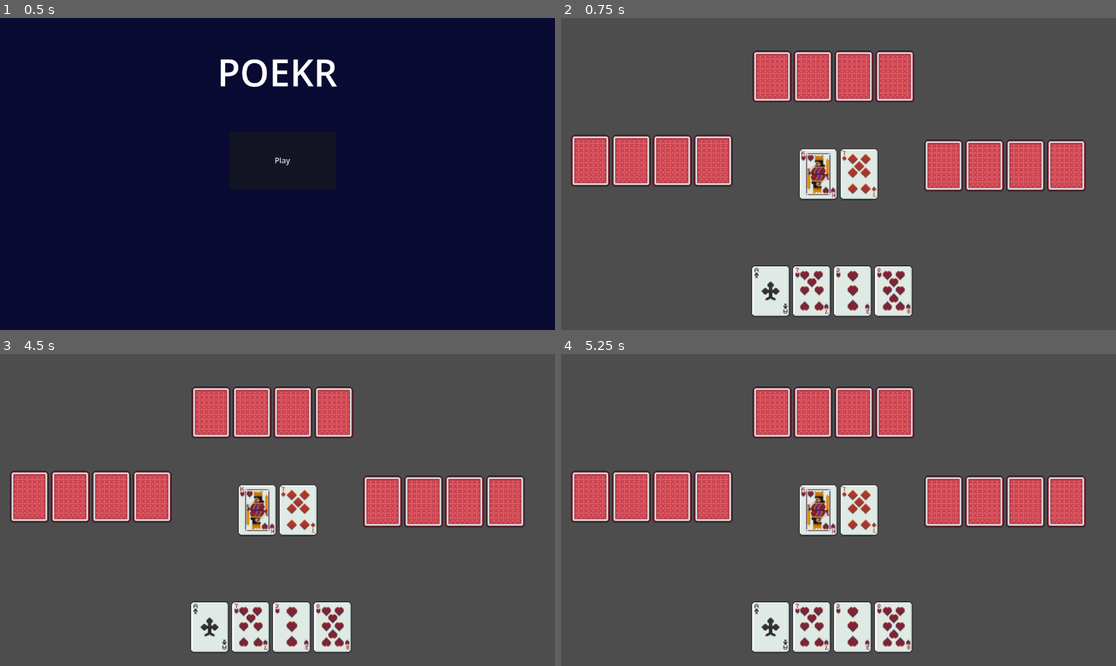
Above: before the commit, frames 1-4 (two rows, left to right).
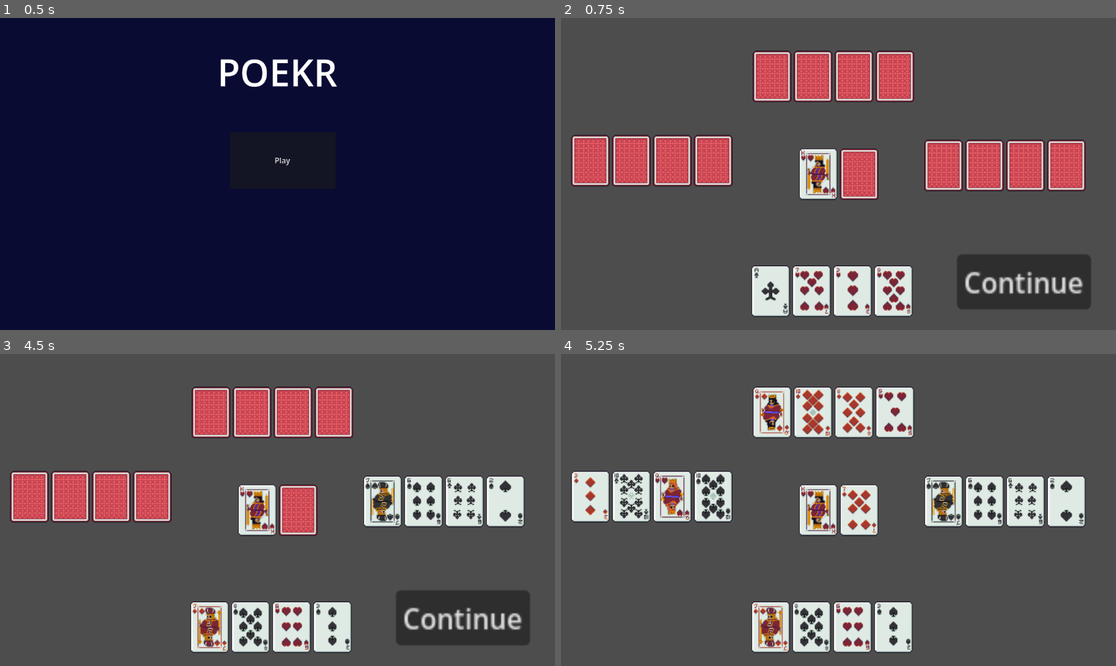
Above: after the commit, the same moments.

Repository: joey-x-y/card-game
Game: Godot game, scene res://Scenes/Main.tscn
The game is run twice, just before and just after one commit, with the same random seed, the same clock (stepped at 60 frames per second) and the same inputs.
Inputs (mouse positions are in pixels of both pictures, inside the frame that each line leads up to):
- Up to frame 1 (0.5 s): no input
- Up to frame 2 (0.75 s): click "Play" at 0.5 s
- Up to frame 3 (4.5 s): click (210, 628) at 1.25 s; click (249, 628) at 2 s; click (288, 628) at 2.75 s; click (333, 628) at 3.5 s; click (460, 619) at 4.25 s, where only the run after the commit has a clickable "Continue"
- Up to frame 4 (5.25 s): click (1021, 619) at 5 s, where only the run after the commit has a clickable "Continue"

Frame 1 is identical in both runs. In frame 2, 4.8% of the frame differs, in the area x 50-96%, y 41-94%; in frame 3, 11%; in frame 4, 14%, in the area x 1-95%, y 10-96%.
Error after the commit: Trying to get a return value of a method that returns "void" (res://Scripts/HandFinder.gd:21)

Commit message:
added interactibility, just need to determine best hands and polish

Diff:
--- a/Prefabs/CardSlot.tscn
+++ b/Prefabs/CardSlot.tscn
@@ -4,5 +4,8 @@
 
 [node name="CardSlot" type="TextureButton" unique_id=1824132326]
 disabled = true
+toggle_mode = true
 stretch_mode = 0
 script = ExtResource("1_k67mw")
+
+[connection signal="pressed" from="." to="." method="_on_pressed"]
--- a/Scenes/Game.tscn
+++ b/Scenes/Game.tscn
@@ -6,7 +6,7 @@
 [ext_resource type="Script" uid="uid://bw1meq4xitqif" path="res://Scripts/River.gd" id="4_kldst"]
 [ext_resource type="PackedScene" uid="uid://c3l44wwtneh0g" path="res://Prefabs/CardSlot.tscn" id="5_b2bpf"]
 
-[node name="Game" type="Control" unique_id=2074097226 node_paths=PackedStringArray("player", "ally", "op1", "op2", "deck", "river")]
+[node name="Game" type="Control" unique_id=2074097226 node_paths=PackedStringArray("player", "ally", "op1", "op2", "deck", "river", "proceed_button")]
 layout_mode = 3
 anchors_preset = 15
 anchor_right = 1.0
@@ -21,6 +21,7 @@
 deck = NodePath("Data/Deck")
 river = NodePath("UI/River")
 handSize = 4
+proceed_button = NodePath("UI/Button")
 
 [node name="Data" type="Control" parent="." unique_id=994294530]
 anchors_preset = 0
@@ -109,3 +110,14 @@
 offset_bottom = 196.0
 grow_horizontal = 1
 grow_vertical = 1
+
+[node name="Button" type="Button" parent="UI" unique_id=1227552542]
+layout_mode = 0
+offset_left = 822.0
+offset_top = 491.0
+offset_right = 901.0
+offset_bottom = 522.0
+scale = Vector2(3.5199976, 3.68)
+text = "Continue"
+
+[connection signal="pressed" from="UI/Button" to="." method="_on_button_pressed"]
--- a/Scripts/CardSlot.gd
+++ b/Scripts/CardSlot.gd
@@ -8,10 +8,13 @@
 
 func replace_card(c):
 	card = c
-	flip_front()
 
 func flip_front():
 	texture_normal = card.card.front_texture
 
 func flip_back():
 	texture_normal = card.card.back_texture
+
+func _on_pressed():
+	Events.card_pressed.emit(self)
+	print("Clicked ", card.card.id)
--- a/Scripts/Character.gd
+++ b/Scripts/Character.gd
@@ -38,3 +38,7 @@
 
 func get_hand():
 	return hand.get_cards()
+
+func pick_discard():
+	#TODO: Implement discard picking
+	return [hand.hand[0], hand.hand[1]]
--- /dev/null
+++ b/Scripts/Events.gd
@@ -0,0 +1,3 @@
+extends Node
+
+signal card_pressed(cardSlot: TextureButton)
--- a/Scripts/GameManager.gd
+++ b/Scripts/GameManager.gd
@@ -12,7 +12,12 @@
 
 @export var handSize: int
 
+@export var proceed_button: Button
+
 var next_card_index: int = 0
+
+var draw: bool = false
+var trade: bool = false
 
 func _ready():
 	player.set_player()
@@ -35,26 +40,77 @@
 	river.flip_card(0)
 	player.hand.show_cards()
 
+	draw_round()
+
+func draw_round():
+	draw = true
+	player.enable_hand()
+
+	find_hands(player, [river_cards[0]])
+
+	proceed_button.show()
+
+func discard_round():
+	player.enable_hand(false)
+	var cards = player.hand.use_selected_cards()
+	discard(player, cards)
+	player.hand.show_cards()
+	discard(ally, ally.pick_discard())
+	discard(op1, op1.pick_discard())
+	discard(op2, op2.pick_discard())
+
+	trade_round()
+
+
+func discard(p, cards):
+	for card in cards:
+		p.swap_card(card, get_next_card())
+
+func trade_round():
+	trade = true
+	ally.hand.show_cards()
+	player.enable_hand()
+	ally.enable_hand()
+
+	find_hands(player,[river_cards[0]])
+	find_hands(ally,[river_cards[0]])
+
+	proceed_button.show()
+
+func do_trades():
+	var p_cards = player.hand.use_selected_cards()
+	var a_cards = ally.hand.use_selected_cards()
+	trade_cards(p_cards, a_cards)
+
+	player.hand.show_cards()
+	ally.hand.show_cards()
+
+	op1.hand.show_cards()
+	op2.hand.show_cards()
+
 	river.flip_card(1)
 
-	draw_round()
+	find_best_hand()
 
 	find_hands(player)
 	find_hands(ally)
 	find_hands(op1)
 	find_hands(op2)
 
-func draw_round():
-	player.enable_hand()
+func trade_cards(p_cards, a_cards):
+	for i in range(p_cards.size()):
+		player.swap_card(p_cards[i], a_cards[i])
+		ally.swap_card(a_cards[i], p_cards[i])
 
-func discard(p, cards):
-	for card in cards:
-		p.swap_card(card, get_next_card())
+func find_best_hand():
+	var hands = [player.get_hand(), ally.get_hand(), op1.get_hand(), op2.get_hand()]
+	var best_hand = HandFinder.get_best_hand(hands, river_cards)
+	print(best_hand)
 
-func find_hands(p):
+func find_hands(p, rcards = river_cards):
 	print(p.get_state_name())
 	var cards = p.get_hand().duplicate()
-	cards.append_array(river_cards)
+	cards.append_array(rcards)
 	HandFinder.get_possible_hands(cards)
 
 
@@ -80,3 +136,17 @@
 		var c = get_next_card()
 		river_cards.append(c)
 		river.set_card(i, c)
+
+
+func _on_button_pressed():
+	if draw:
+		proceed_button.hide()
+		draw = false
+		discard_round()
+	elif trade:
+		if player.hand.selected_cards.size() == ally.hand.selected_cards.size():
+			proceed_button.hide()
+			trade = false
+			do_trades()
+		else:
+			print("Invalid trade")
--- a/Scripts/Hand.gd
+++ b/Scripts/Hand.gd
@@ -3,6 +3,7 @@
 var hand: Array[Card] = []
 var activeCardSlots: Array[TextureButton] = []
 @export var cardSlots: Array[TextureButton]
+var selected_cards: Array[Card] = []
 
 @export var slot_width: float = 48
 var slot_height: float
@@ -10,6 +11,7 @@
 @export var card_gap: float = 5.0
 
 func _ready():
+	Events.card_pressed.connect(on_card_pressed)
 	layout_slots()
 	clear()
 
@@ -32,8 +34,13 @@
 	for slot in cardSlots:
 		slot.visible = false
 
-func select(i):
-	return hand[i]
+func select(card):
+	if selected_cards.has(card):
+		selected_cards.erase(card)
+	else:
+		selected_cards.append(card)
+
+	print(selected_cards)
 
 func show_cards():
 	for slot in activeCardSlots:
@@ -75,3 +82,13 @@
 
 func get_cards():
 	return hand
+
+func use_selected_cards():
+	var c = selected_cards.duplicate()
+	selected_cards.clear()
+	return c
+
+func on_card_pressed(cardSlot: TextureButton):
+	if activeCardSlots.has(cardSlot):
+		var card = cardSlot.card
+		select(card)
--- a/Scripts/HandFinder.gd
+++ b/Scripts/HandFinder.gd
@@ -15,7 +15,17 @@
 
 	return [pairings, straight, flush]
 
+static func get_best_hand(hands, river_cards):
+	var best_hand = null
+	for hand in hands:
+		strongest_hand(get_possible_hands(hand.append_array(river_cards)))
 
+	return best_hand
+
+static func strongest_hand(possible_hands):
+	# if possible_hands[2].size() > 0:
+	# 	if possible_hands[1].size() > 0:
+	return null
 
 
 static func pair_check(cards):
@@ -48,6 +58,10 @@
 			threes += 1
 		elif n == 4:
 			fours += 1
+
+	# if number_array.has(0):
+		# Joker Logic
+
 
 	if fours > 0:
 		indiv_number_arrays.insert(0, "Four of a kind")
--- a/project.godot
+++ b/project.godot
@@ -18,6 +18,7 @@
 [autoload]
 
 MusicManager="*uid://c5xeekxjpvcwg"
+Events="*uid://difsd0ry8bg4x"
 
 [physics]
 
Not shown, added: Scripts/Events.gd.uid
